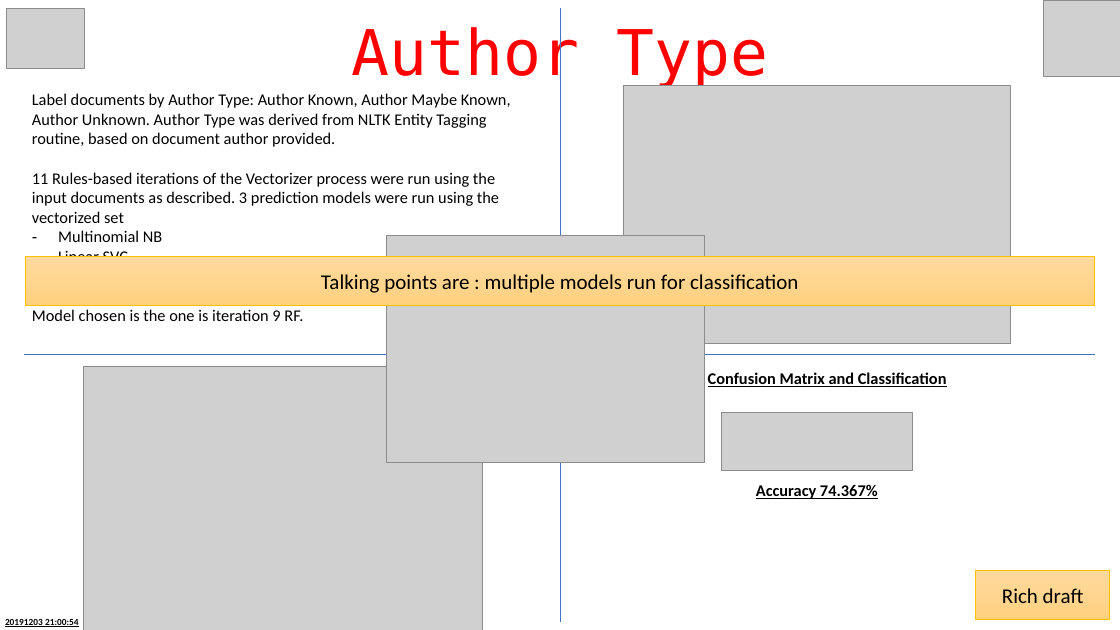
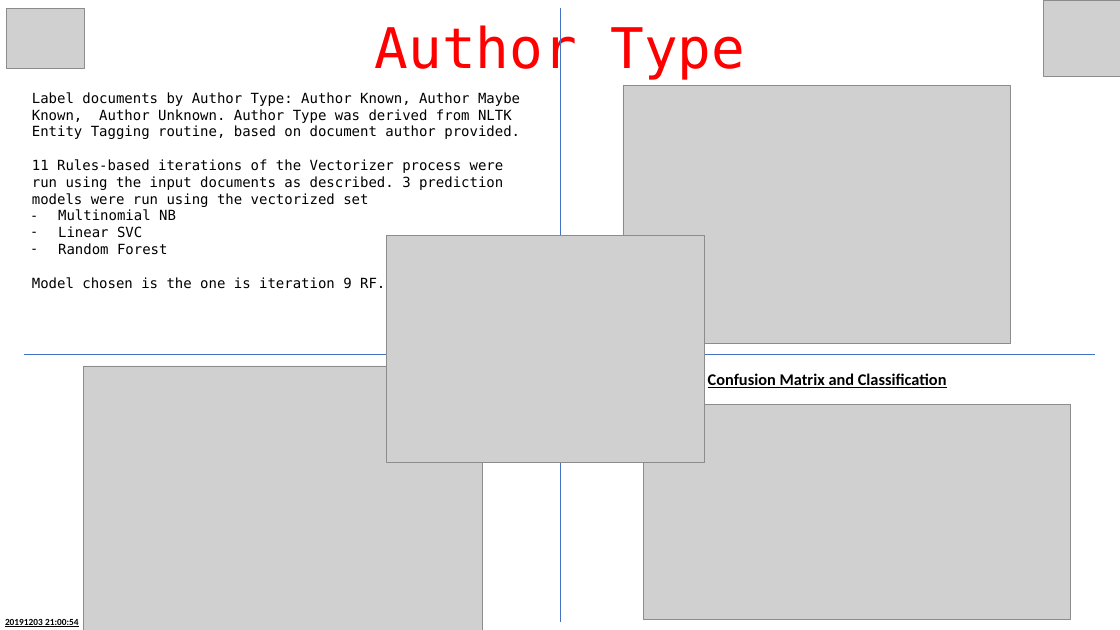
Before and after one commit to richpatanalytics/FakeNewsAnalysis, a slide deck: slide 10 of FakeNewsProjectPresentation.pptx. Drawn at 1120x630 pixels with LibreOffice and Linux fonts; fonts in the diff are those of the drawing; grey boxes stand for pictures. Boxes give left, top, right and bottom in pixels: in the first picture for what was removed or moved away, otherwise in the second. Text is boxed around its words. In the diff, an @@ line names an element or a change of style, - is before the commit and + after.

```diff
--- a/FakeNewsProjectPresentation.pptx
+++ b/FakeNewsProjectPresentation.pptx
@@ text "Author Type" at (375,22,746,79): size 54 to 48 pt @@
@@ text "Label documents by Author Type: ..." at (32,92,520,289): size 14 to 12 pt, font Calibri to DejaVu Sans Mono @@
@@ rectangle removed at (25,256,1095,305) @@
-Talking points are : multiple models run for classification
@@ picture added at (644,404,1071,619) @@
@@ picture removed at (722,413,912,471) @@
@@ text removed at (756,484,878,499) @@
-Accuracy 74.367%
@@ rectangle removed at (976,571,1110,619) @@
-Rich draft
```
Also in this commit, not shown: 7 other slides changed, 4 slides added, 6 slides removed.
